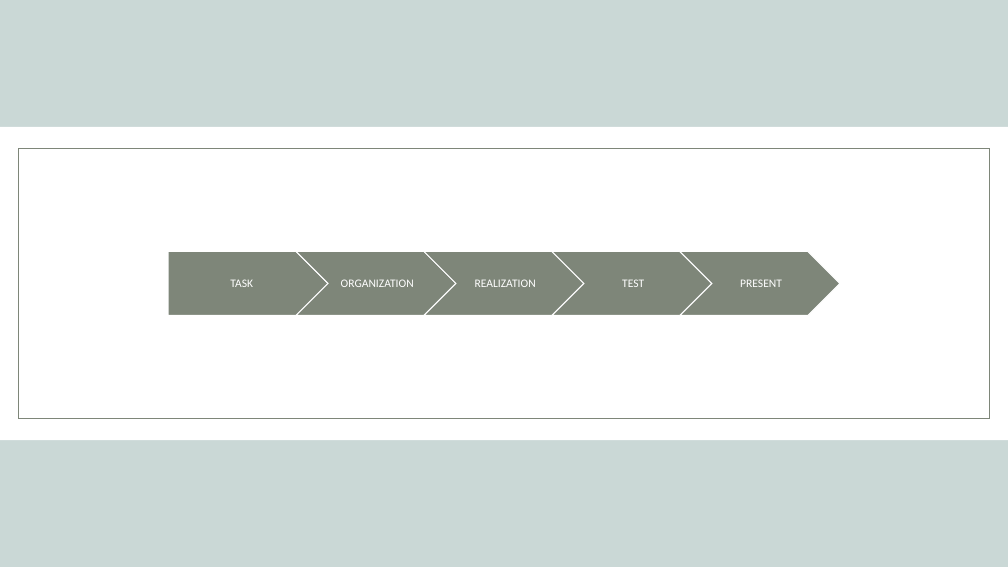
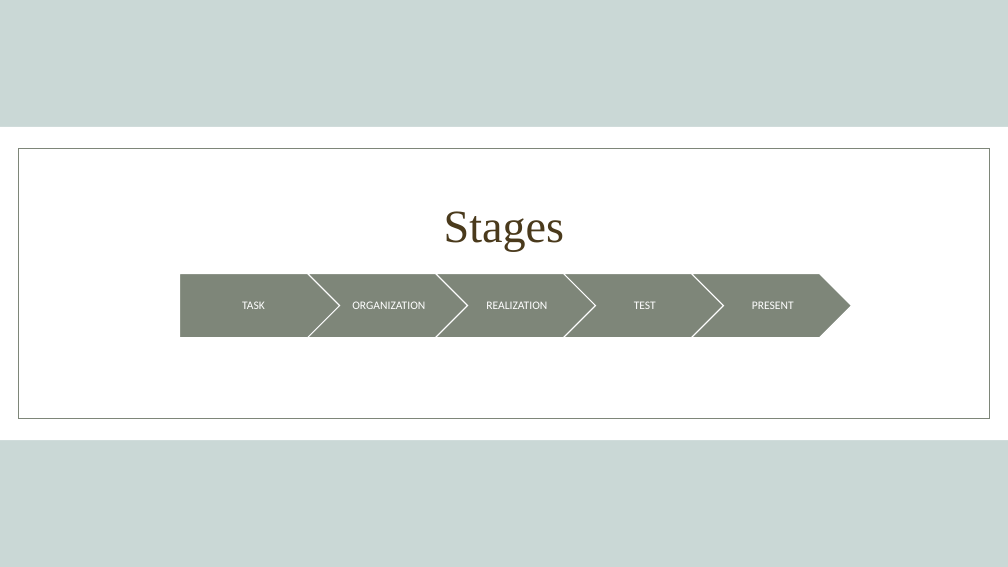
Before and after one commit to codingburgas/school-project-assignment-nerds, a slide deck: slide 4 of Docs/NERDS.pptx. Drawn at 1008x567 pixels with LibreOffice and Linux fonts; fonts in the diff are those of the drawing; background and template pictures are left out. Boxes give left, top, right and bottom in pixels: in the first picture for what was removed or moved away, otherwise in the second. Text is boxed around its words. In the diff, an @@ line names an element or a change of style, - is before the commit and + after.

```diff
--- a/Docs/NERDS.pptx
+++ b/Docs/NERDS.pptx
@@ title added at (444, 211, 565, 251), 44 pt, text #4A3A1C @@
+Stages
@@ 5 texts, 4 chevrons, 1 pentagon arrow: place and size @@
-5 texts, 4 chevrons, 1 pentagon arrow at (168, 252, 840, 316)
+5 texts, 4 chevrons, 1 pentagon arrow at (180, 274, 852, 338)
```
Also in this commit, not shown: 3 other slides changed.
